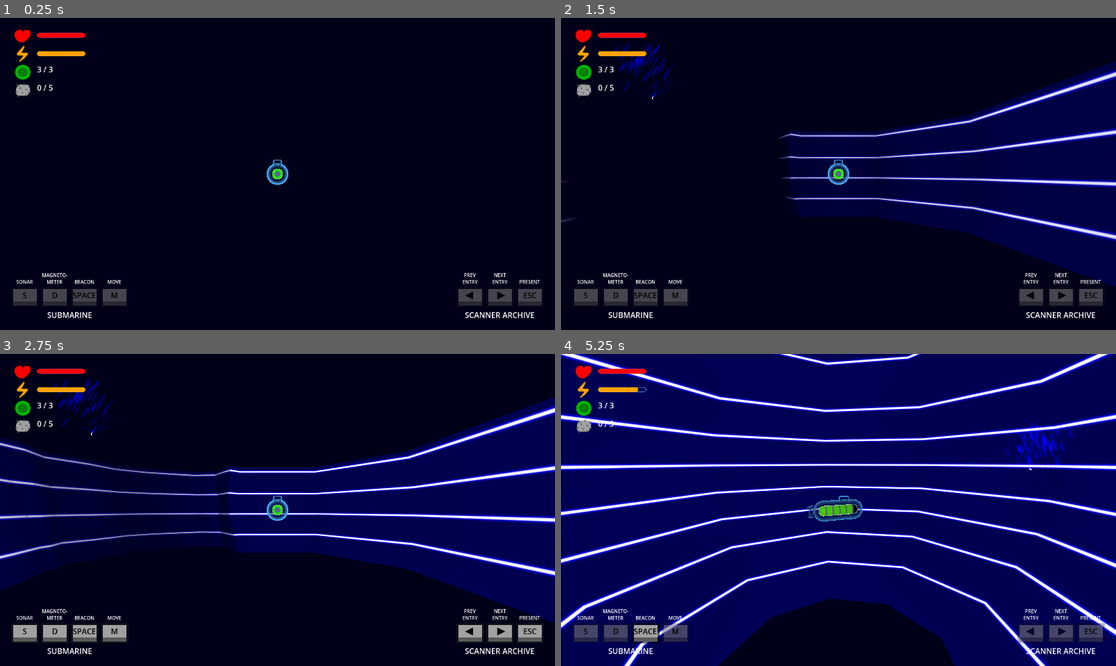
Above: before the commit, frames 1-4 (two rows, left to right).
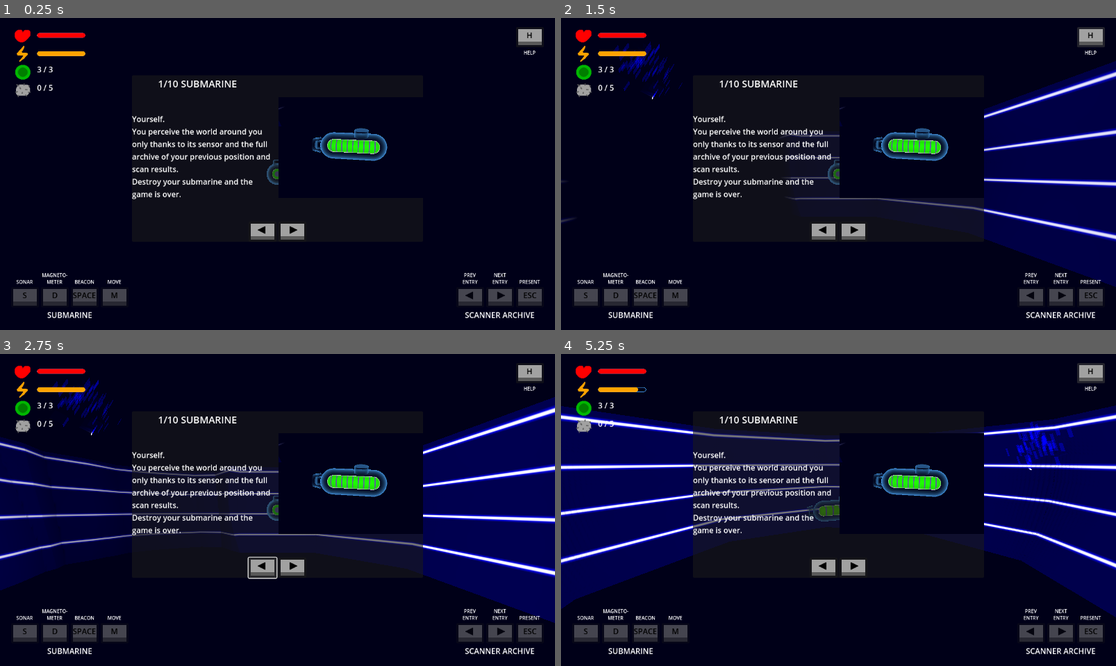
Above: after the commit, the same moments.

Repository: squirrelsoftcompany/LD57
Game: Godot game, scene res://Scenes/test_scene.tscn
Two runs of this game, one before a commit and one after it. Both use one fixed random seed, a clock stepped at 60 frames per second and the inputs below.
Inputs (mouse positions are in pixels of both pictures, inside the frame that each line leads up to):
- Up to frame 1 (0.25 s): no input
- Up to frame 2 (1.5 s): click (1088, 36) at 0.5 s, where only the run after the commit has a clickable "H"; click (1088, 36) at 1.25 s, where only the run after the commit has a clickable "H"
- Up to frame 3 (2.75 s): click (260, 566) at 2.02 s
- Up to frame 4 (5.25 s): click "S" (after the commit: "H") at 2.75 s; click (616, 634) at 3.5 s, where only the run after the commit has a clickable "D"; tap Enter at 4.25 s; drag from (622, 407) to (894, 441) at 4.27 s; click "SPACE" (after the commit: "H") at 5 s

The runs differ from the first frame. In frame 1, 3.3% of the frame differs, in the area x 23-98%, y 3-72%; in frame 2, 9.1%; in frame 3, 15%; in frame 4, 68%, in the area x 0-100%, y 0-100%.

Commit message:
help menu

Diff:
--- a/Scenes/GUI/gui.tscn
+++ b/Scenes/GUI/gui.tscn
@@ -1,8 +1,9 @@
-[gd_scene load_steps=35 format=3 uid="uid://cl7b76mxru8tl"]
+[gd_scene load_steps=38 format=3 uid="uid://cl7b76mxru8tl"]
 
 [ext_resource type="Script" uid="uid://dxacdxwlt5ufc" path="res://Scripts/GUI/gui.gd" id="1_jyhc4"]
 [ext_resource type="PackedScene" uid="uid://csf7h3tyeu5ea" path="res://Scenes/GUI/top_button.tscn" id="1_psa72"]
 [ext_resource type="PackedScene" uid="uid://bg5tc4tw3t6bv" path="res://Scenes/GUI/bottom_button.tscn" id="2_gm40n"]
+[ext_resource type="Texture2D" uid="uid://b71a6e5iqi2p6" path="res://Sprites/button.png" id="3_1wuyf"]
 [ext_resource type="Texture2D" uid="uid://d4d1682bns04p" path="res://Sprites/right_click.png" id="4_b4lgj"]
 [ext_resource type="Texture2D" uid="uid://c67oeho3qh4m4" path="res://Sprites/health.png" id="5_jtdjp"]
 [ext_resource type="Texture2D" uid="uid://c8xvv7086t6el" path="res://Sprites/button_left.png" id="6_1wuyf"]
@@ -13,6 +14,8 @@
 [ext_resource type="Texture2D" uid="uid://cokpyraa8uyor" path="res://Sprites/beacon.png" id="8_tjoyq"]
 [ext_resource type="Script" uid="uid://co1h8rx5o4ko0" path="res://Scripts/GUI/state_progress_label.gd" id="9_tjoyq"]
 [ext_resource type="Script" uid="uid://bvhqqs3eife8q" path="res://Scripts/GUI/game_over_control.gd" id="11_whnys"]
+[ext_resource type="PackedScene" uid="uid://yfr6gqs64gb0" path="res://Scenes/GUI/help_menu.tscn" id="14_jnahm"]
+[ext_resource type="Script" uid="uid://dqjo4f37fcwjc" path="res://Scenes/GUI/help_control.gd" id="15_uyj30"]
 
 [sub_resource type="InputEventAction" id="InputEventAction_gm40n"]
 action = &"mi_switch"
@@ -130,7 +133,7 @@
 metadata/_edit_use_anchors_ = true
 
 [node name="HelpButton" parent="MainControl" instance=ExtResource("1_psa72")]
-visible = false
+z_index = 100
 layout_mode = 1
 anchor_left = 0.949653
 anchor_right = 1.0
@@ -140,6 +143,9 @@
 grow_horizontal = 0
 key = "H"
 help = "HELP"
+icon = ExtResource("3_1wuyf")
+ask_signal_name = "ask_show_help"
+mode = 2
 metadata/_edit_use_anchors_ = true
 
 [node name="VBoxContainer" type="VBoxContainer" parent="MainControl"]
@@ -402,3 +408,27 @@
 [node name="Button" type="Button" parent="GameOverControl/PanelContainer/VBoxContainer/HBoxContainer"]
 layout_mode = 2
 text = "Play Again ?"
+
+[node name="HelpControl" type="Control" parent="."]
+visible = false
+layout_mode = 1
+anchors_preset = 15
+anchor_right = 1.0
+anchor_bottom = 1.0
+grow_horizontal = 2
+grow_vertical = 2
+mouse_filter = 2
+script = ExtResource("15_uyj30")
+
+[node name="PanelContainer" type="PanelContainer" parent="HelpControl"]
+layout_mode = 1
+anchors_preset = -1
+anchor_left = 0.238
+anchor_top = 0.2
+anchor_right = 0.762
+anchor_bottom = 0.7
+grow_horizontal = 2
+grow_vertical = 2
+
+[node name="HelpMenu" parent="HelpControl/PanelContainer" instance=ExtResource("14_jnahm")]
+layout_mode = 2
--- /dev/null
+++ b/Scenes/GUI/help_control.gd
@@ -0,0 +1,6 @@
+extends Control
+
+
+# Called when the node enters the scene tree for the first time.
+func _ready() -> void:
+	GlobalEventHolder.ask_show_help.connect(func (): visible = !visible)
--- /dev/null
+++ b/Scenes/GUI/help_menu.tscn
@@ -0,0 +1,187 @@
+[gd_scene load_steps=31 format=3 uid="uid://yfr6gqs64gb0"]
+
+[ext_resource type="Script" uid="uid://cpjfvtc3rt35a" path="res://Scripts/GUI/help_menu.gd" id="1_36hl6"]
+[ext_resource type="Script" uid="uid://b7go0ierlqmb8" path="res://Scripts/GUI/help_page.gd" id="1_cfjqo"]
+[ext_resource type="Texture2D" uid="uid://brvy1vh1sk3y0" path="res://Sprites/mine.png" id="2_36hl6"]
+[ext_resource type="Script" uid="uid://dm1teuiyskk6d" path="res://Scripts/GUI/help_data.gd" id="2_osmg1"]
+[ext_resource type="Texture2D" uid="uid://c8xvv7086t6el" path="res://Sprites/button_left.png" id="3_osmg1"]
+[ext_resource type="Texture2D" uid="uid://dt58krdddax8i" path="res://Sprites/Help/0_submarine.png" id="3_u548a"]
+[ext_resource type="Texture2D" uid="uid://bxm6hq71synix" path="res://Sprites/Help/1_mine.png" id="4_a0lqj"]
+[ext_resource type="Texture2D" uid="uid://cokpyraa8uyor" path="res://Sprites/beacon.png" id="4_dvmp3"]
+[ext_resource type="Texture2D" uid="uid://coo0lnkxede3o" path="res://Sprites/button_right.png" id="4_t0kp7"]
+[ext_resource type="Texture2D" uid="uid://c67oeho3qh4m4" path="res://Sprites/health.png" id="5_u548a"]
+[ext_resource type="Texture2D" uid="uid://bw03iivip6sr0" path="res://Sprites/Help/2_mi.png" id="6_5d00p"]
+[ext_resource type="Texture2D" uid="uid://da2ufh82pi13n" path="res://Sprites/energy.png" id="6_i0c8a"]
+[ext_resource type="Texture2D" uid="uid://o3g6xdkgealj" path="res://Sprites/Help/3_beacon.png" id="7_t28kk"]
+[ext_resource type="Texture2D" uid="uid://xxxjo1ykacci" path="res://Sprites/Help/6_sonar.png" id="8_i0c8a"]
+[ext_resource type="Texture2D" uid="uid://dwvecphmhxvfv" path="res://Sprites/Help/4_life.png" id="9_kbjvh"]
+[ext_resource type="Texture2D" uid="uid://c4wr7u2fodbuf" path="res://Sprites/Help/7_magnet.png" id="11_5d00p"]
+[ext_resource type="Texture2D" uid="uid://d3k1n4cmdpvg2" path="res://Sprites/Help/5_energy.png" id="11_rth3u"]
+[ext_resource type="Texture2D" uid="uid://bnseiljddhdk4" path="res://Sprites/Help/8_fish.png" id="15_rth3u"]
+[ext_resource type="Texture2D" uid="uid://c7k3ewm0oigy1" path="res://Sprites/Help/9_archive.png" id="16_u4k0p"]
+
+[sub_resource type="Resource" id="Resource_k2ehs"]
+script = ExtResource("2_osmg1")
+title = "1/10 SUBMARINE"
+action_name = &""
+text = "Yourself.
+You perceive the world around you only thanks to its sensor and the full archive of your previous position and scan results.
+Destroy your submarine and the game is over."
+help_image = ExtResource("3_u548a")
+metadata/_custom_type_script = "uid://dm1teuiyskk6d"
+
+[sub_resource type="Resource" id="Resource_t0kp7"]
+script = ExtResource("2_osmg1")
+title = "2/10 MINES"
+action_name = &""
+text = "Your objective is to find them and mark them using the beacons. They will appear as red in the magnetometer scan and look like a wall in sonar scan. Be careful, they don't like when submarine gets too closed."
+icon = ExtResource("2_36hl6")
+help_image = ExtResource("4_a0lqj")
+metadata/_custom_type_script = "uid://dm1teuiyskk6d"
+
+[sub_resource type="Resource" id="Resource_dvmp3"]
+script = ExtResource("2_osmg1")
+title = "3/10 MOVEMENT"
+action_name = &"mi_toggle"
+text = "You can move your submarine thanks to an Homeworld-like movement.
+Select your position on a disk or the altitude (press TAB to switch) and right click to validate the movement."
+help_image = ExtResource("6_5d00p")
+metadata/_custom_type_script = "uid://dm1teuiyskk6d"
+
+[sub_resource type="Resource" id="Resource_a0lqj"]
+script = ExtResource("2_osmg1")
+title = "4/10 BEACON"
+action_name = &""
+text = "Your submarine can launch beacon to disable mines and mark them. You can hold the beacon key to launch them farther. The mines should be in the lighted area of the beacon to be disabled. Beacon will not disappear during the game."
+icon = ExtResource("4_dvmp3")
+help_image = ExtResource("7_t28kk")
+metadata/_custom_type_script = "uid://dm1teuiyskk6d"
+
+[sub_resource type="Resource" id="Resource_2ehg7"]
+script = ExtResource("2_osmg1")
+title = "5/10 LIFE"
+action_name = &""
+text = "Your lifepoints. You will lose some when hitting walls of the caverns or mines. You can't restore them."
+icon = ExtResource("5_u548a")
+help_image = ExtResource("9_kbjvh")
+metadata/_custom_type_script = "uid://dm1teuiyskk6d"
+
+[sub_resource type="Resource" id="Resource_5d00p"]
+script = ExtResource("2_osmg1")
+title = "6/10 ENERGY"
+action_name = &""
+text = "Your energy. Using your scanners will consume your energy. You can restore energy by hitting energy points in the caverns. They will appear as yellow in magnetometer scan and will not appear in the sonar scan. When your energy is fully depleted you can't use anymore your scanners."
+icon = ExtResource("6_i0c8a")
+help_image = ExtResource("11_rth3u")
+metadata/_custom_type_script = "uid://dm1teuiyskk6d"
+
+[sub_resource type="Resource" id="Resource_mcwc8"]
+script = ExtResource("2_osmg1")
+title = "7/10 SONAR"
+action_name = &"scan_huge_sonar"
+text = "Your submarine has a passive small sonar used after each movement. You have also an active sonar that you can use to extend your vision. Sonar can see caverns walls and mines. Using the active sonar will consume your energy."
+help_image = ExtResource("8_i0c8a")
+metadata/_custom_type_script = "uid://dm1teuiyskk6d"
+
+[sub_resource type="Resource" id="Resource_xvcfv"]
+script = ExtResource("2_osmg1")
+title = "8/10 MAGNETOMETER"
+action_name = &"scan_magnet"
+text = "Your submarine has an active magnetometer that will glow red on mines and glow yellow on energy point. Using the magnetometer consume your energy."
+help_image = ExtResource("11_5d00p")
+metadata/_custom_type_script = "uid://dm1teuiyskk6d"
+
+[sub_resource type="Resource" id="Resource_t28kk"]
+script = ExtResource("2_osmg1")
+title = "9/10 FISH"
+action_name = &""
+text = "Some fish are swimming in the caverns. They are totally harmless but they will appear the same way as mines in the sonar scan. Fish move when you move so use the archive to differentiate moving fish and static mines."
+help_image = ExtResource("15_rth3u")
+metadata/_custom_type_script = "uid://dm1teuiyskk6d"
+
+[sub_resource type="Resource" id="Resource_kbjvh"]
+script = ExtResource("2_osmg1")
+title = "10/10 ARCHIVE"
+action_name = &""
+text = "Your submarine archive all your past positions and scan results (sonar and magnetometer). You can navigate in the archive along the green path to look for information you may have missed."
+help_image = ExtResource("16_u4k0p")
+metadata/_custom_type_script = "uid://dm1teuiyskk6d"
+
+[sub_resource type="LabelSettings" id="LabelSettings_duigm"]
+font_size = 20
+
+[node name="HelpMenu" type="HBoxContainer"]
+anchors_preset = 15
+anchor_right = 1.0
+anchor_bottom = 1.0
+grow_horizontal = 2
+grow_vertical = 2
+alignment = 1
+
+[node name="HelpMenu" type="VBoxContainer" parent="."]
+layout_mode = 2
+size_flags_horizontal = 3
+size_flags_vertical = 3
+alignment = 1
+script = ExtResource("1_36hl6")
+helpDatum = Array[ExtResource("2_osmg1")]([SubResource("Resource_k2ehs"), SubResource("Resource_t0kp7"), SubResource("Resource_dvmp3"), SubResource("Resource_a0lqj"), SubResource("Resource_2ehg7"), SubResource("Resource_5d00p"), SubResource("Resource_mcwc8"), SubResource("Resource_xvcfv"), SubResource("Resource_t28kk"), SubResource("Resource_kbjvh")])
+
+[node name="HelpPage" type="HBoxContainer" parent="HelpMenu"]
+layout_mode = 2
+alignment = 1
+script = ExtResource("1_cfjqo")
+title = "MAGNET"
+action_name = &"scan_magnet"
+text = "TEST
+TEST2
+TEST3"
+icon = ExtResource("2_36hl6")
+
+[node name="DescriptionContainer" type="VBoxContainer" parent="HelpMenu/HelpPage"]
+custom_minimum_size = Vector2(200, 200)
+layout_mode = 2
+
+[node name="TitleContainer" type="HBoxContainer" parent="HelpMenu/HelpPage/DescriptionContainer"]
+layout_mode = 2
+
+[node name="Icon" type="TextureRect" parent="HelpMenu/HelpPage/DescriptionContainer/TitleContainer"]
+custom_minimum_size = Vector2(50, 34)
+layout_mode = 2
+size_flags_vertical = 4
+texture = ExtResource("2_36hl6")
+
+[node name="Title" type="Label" parent="HelpMenu/HelpPage/DescriptionContainer/TitleContainer"]
+custom_minimum_size = Vector2(146, 28)
+layout_mode = 2
+size_flags_horizontal = 3
+text = "MAGNET"
+label_settings = SubResource("LabelSettings_duigm")
+uppercase = true
+
+[node name="Text" type="Label" parent="HelpMenu/HelpPage/DescriptionContainer"]
+custom_minimum_size = Vector2(300, 162)
+layout_mode = 2
+size_flags_vertical = 3
+text = "TEST
+TEST2
+TEST3"
+vertical_alignment = 1
+autowrap_mode = 3
+
+[node name="HelpImage" type="TextureRect" parent="HelpMenu/HelpPage"]
+custom_minimum_size = Vector2(300, 200)
+layout_mode = 2
+expand_mode = 4
+stretch_mode = 5
+
+[node name="HBoxContainer" type="HBoxContainer" parent="HelpMenu"]
+layout_mode = 2
+alignment = 1
+
+[node name="PrevButton" type="Button" parent="HelpMenu/HBoxContainer"]
+layout_mode = 2
+icon = ExtResource("3_osmg1")
+
+[node name="NextButton" type="Button" parent="HelpMenu/HBoxContainer"]
+layout_mode = 2
+icon = ExtResource("4_t0kp7")
--- a/Scripts/Autoload/EventHolder.gd
+++ b/Scripts/Autoload/EventHolder.gd
@@ -65,15 +65,17 @@
 var _beacon_available := true
 var _navigating_archive := false
 var _gameover := false
+var _help_shown := false
 
 
 func _Animating() -> bool: return _moving or _sonar or _heatmap or _asking_beacon
-func CanMove() -> bool: return !_Animating() and !_navigating_archive and !_gameover
-func CanNavigate() -> bool: return !_Animating() and !_gameover
-func _CanScan() -> bool: return !_Animating() and !_navigating_archive and !_gameover
+func _InMenu() -> bool: return _gameover or _help_shown
+func CanMove() -> bool: return !_Animating() and !_navigating_archive and !_InMenu()
+func CanNavigate() -> bool: return !_Animating() and !_InMenu()
+func _CanScan() -> bool: return !_Animating() and !_navigating_archive and !_InMenu()
 func CanSonar() -> bool: return _CanScan() and !_sonar_done
 func CanHeatmap() -> bool: return _CanScan() and !_heatmap_done
-func CanBeacon() -> bool: return !_moving and !_sonar and !_heatmap and !_navigating_archive and !_gameover and _beacon_available
+func CanBeacon() -> bool: return !_moving and !_sonar and !_heatmap and !_navigating_archive and !_InMenu() and _beacon_available
 
 
 func _ready() -> void:
@@ -96,6 +98,7 @@
 	connect("beacon_state_changed", func(val, _x): _beacon_available = val > 0)
 	connect("gameover", func(_x): _gameover = true)
 	connect("reload_game", _on_reload_game)
+	ask_show_help.connect(func(): _help_shown = !_help_shown)
 
 
 func _on_reload_game():
@@ -108,3 +111,4 @@
 	_beacon_available = true
 	_navigating_archive = false
 	_gameover = false
+	_help_shown = false
--- /dev/null
+++ b/Scripts/GUI/help_data.gd
@@ -0,0 +1,15 @@
+extends Resource
+class_name HelpData
+
+@export var title:= ""
+@export var action_name : StringName
+@export_multiline var text:= ""
+@export var icon:Texture2D
+@export var help_image:Texture2D
+
+func _init(_title:= "", _action_name:= &"", _text:= "", _icon :Texture2D= null, _help_image :Texture2D= null):
+	title = _title
+	action_name = _action_name
+	text = _text
+	icon = _icon
+	help_image = _help_image
--- /dev/null
+++ b/Scripts/GUI/help_menu.gd
@@ -0,0 +1,35 @@
+extends VBoxContainer
+
+
+@export_custom(PROPERTY_HINT_ARRAY_TYPE, "HelpData") var helpDatum : Array[HelpData]
+
+
+@onready var _help_page : HelpPage = $HelpPage
+
+
+func _ready() -> void:
+	var current_help : int = ProjectSettings.get_setting("Game/Global/Current_Help", -1)
+	if current_help < 0 or current_help >= helpDatum.size():
+		current_help = 0
+		ProjectSettings.set_setting("Game/Global/Current_Help", current_help)
+	_help_page.set_help_data(helpDatum[current_help])
+	$HBoxContainer/PrevButton.pressed.connect(_on_PrevButton_pressed)
+	$HBoxContainer/NextButton.pressed.connect(_on_NextButton_pressed)
+	var first_time_help:bool= ProjectSettings.get_setting("Game/Global/First_Time_Help", true)
+	if first_time_help:
+		ProjectSettings.set_setting("Game/Global/First_Time_Help", false)
+		GlobalEventHolder.ask_show_help.emit.call_deferred()
+
+
+func _on_PrevButton_pressed():
+	var current_help : int = ProjectSettings.get_setting("Game/Global/Current_Help")
+	current_help = max(current_help-1, 0)
+	_help_page.set_help_data(helpDatum[current_help])
+	ProjectSettings.set_setting("Game/Global/Current_Help", current_help)
+
+
+func _on_NextButton_pressed():
+	var current_help : int = ProjectSettings.get_setting("Game/Global/Current_Help")
+	current_help = min(current_help+1, helpDatum.size()-1)
+	_help_page.set_help_data(helpDatum[current_help])
+	ProjectSettings.set_setting("Game/Global/Current_Help", current_help)
--- /dev/null
+++ b/Scripts/GUI/help_page.gd
@@ -0,0 +1,54 @@
+@tool
+extends HBoxContainer
+class_name HelpPage
+
+
+@export var title:= "" : set = set_title
+@export var action_name : StringName : set = set_action_name
+@export_multiline var text:= "" : set = set_text
+@export var icon:Texture2D : set = set_icon
+@export var help_image:Texture2D : set = set_help_image
+
+
+func set_title(value):
+	title = value
+	compute_title()
+func set_action_name(value):
+	action_name = value
+	compute_title()
+func set_text(value):
+	text = value
+	if get_node_or_null("DescriptionContainer/Text"):
+		$DescriptionContainer/Text.text = text
+func set_icon(value):
+	icon = value
+	if get_node_or_null("DescriptionContainer/TitleContainer/Icon"):
+		$DescriptionContainer/TitleContainer/Icon.texture = icon
+func set_help_image(value):
+	help_image = value
+	if get_node_or_null("HelpImage"):
+		$HelpImage.texture = help_image
+
+
+func _ready() -> void:
+	compute_title()
+
+
+func set_help_data(data: HelpData):
+	title = data.title
+	action_name = data.action_name
+	text = data.text
+	icon = data.icon
+	help_image = data.help_image
+	pass
+
+
+func compute_title():
+	if !get_node_or_null("DescriptionContainer/TitleContainer/Title"):
+		return
+
+	var real_title = title
+	var inputEvents := InputMap.action_get_events(action_name)
+	if !inputEvents.is_empty():
+		real_title += " (" + inputEvents[0].as_text() + ")"
+	$DescriptionContainer/TitleContainer/Title.text = real_title
--- a/project.godot
+++ b/project.godot
@@ -15,6 +15,8 @@
 Global/MaxEnergy=6
 Global/Mines=[]
 Global/MaxMines=5
+Global/Current_Help=0
+Global/First_Time_Help=true
 
 [application]
 
@@ -56,6 +58,11 @@
 "events": [Object(InputEventKey,"resource_local_to_scene":false,"resource_name":"","device":-1,"window_id":0,"alt_press …(192 unchanged characters)…
 ]
 }
+mi_launch={
+"deadzone": 0.2,
+"events": [Object(InputEventKey,"resource_local_to_scene":false,"resource_name":"","device":0,"window_id":0,"alt_pressed":false,"shift_pressed":false,"ctrl_pressed":false,"meta_pressed":false,"pressed":false,"keycode":32,"physical_keycode":0,"key_label":0,"unicode":0,"location":0,"echo":false,"script":null)
+]
+}
 av_back={
 "deadzone": 0.2,
 "events": [Object(InputEventKey,"resource_local_to_scene":false,"resource_name":"","device":-1,"window_id":0,"alt_press …(195 unchanged characters)…
@@ -74,11 +81,6 @@
 scan_huge_sonar={
 "deadzone": 0.2,
 "events": [Object(InputEventKey,"resource_local_to_scene":false,"resource_name":"","device":-1,"window_id":0,"alt_press …(192 unchanged characters)…
-]
-}
-mi_launch={
-"deadzone": 0.2,
-"events": [Object(InputEventKey,"resource_local_to_scene":false,"resource_name":"","device":0,"window_id":0,"alt_pressed":false,"shift_pressed":false,"ctrl_pressed":false,"meta_pressed":false,"pressed":false,"keycode":32,"physical_keycode":0,"key_label":0,"unicode":0,"location":0,"echo":false,"script":null)
 ]
 }
 scan_magnet={
Not shown, added: Scenes/GUI/help_control.gd.uid
Not shown, added: Scripts/GUI/help_data.gd.uid
Not shown, added: Scripts/GUI/help_menu.gd.uid
Not shown, added: Scripts/GUI/help_page.gd.uid
Binary file added: Sprites/Help/0_submarine.png
Not shown, added: Sprites/Help/0_submarine.png.import
Binary file added: Sprites/Help/1_mine.png
Not shown, added: Sprites/Help/1_mine.png.import
Binary file added: Sprites/Help/2_mi.png
Not shown, added: Sprites/Help/2_mi.png.import
Binary file added: Sprites/Help/3_beacon.png
Not shown, added: Sprites/Help/3_beacon.png.import
(and 13 more such lines)
